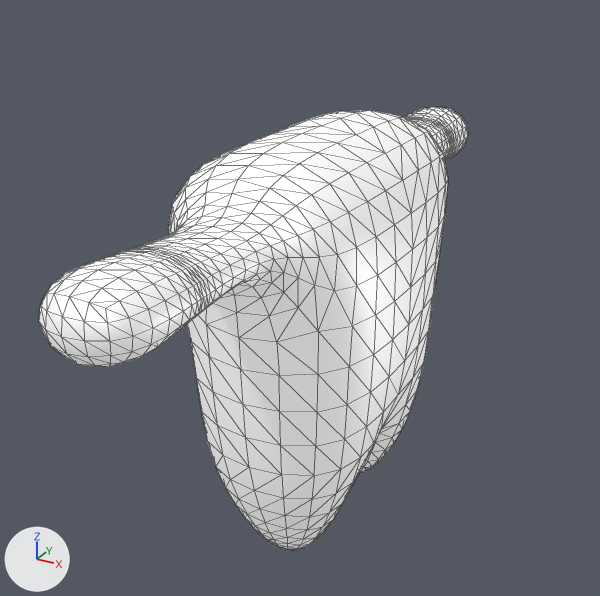
Before and after pictures for a commit that changed the glTF model assets/tcob-player.glb.
One viewpoint serves both versions: a 50 mm lens placed at (0.852, -1.651, 1.284), pointed at (-0.049, -0.013, 0.465). Lighting does not change. The marker at lower left points along +X, +Y and +Z. The picture after the commit comes second. Mesh edges are drawn as thin lines.
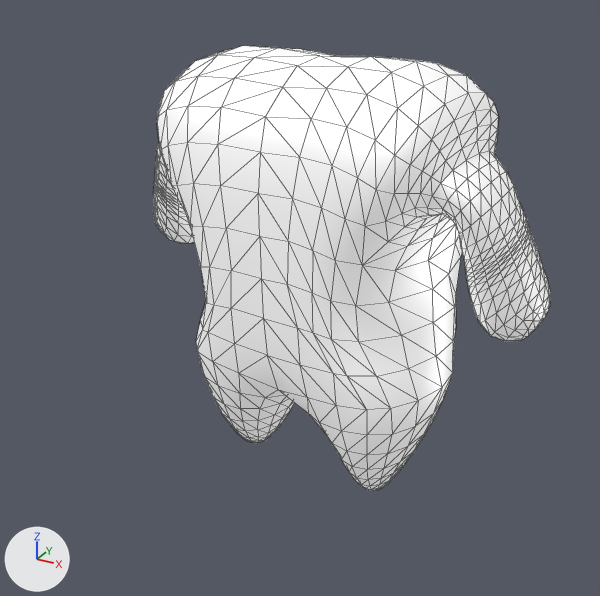
The newer file adds an action. The first version stands in its rest pose; the second is drawn at frame 0 of the action 'idle'.

Location of each change, [x1, y1, x2, y2] in pixels of the pictures (600 x 596 px):
'Cube', posed (7% narrower): before [39, 107, 468, 550]; after [153, 46, 550, 491]
bone 'root', root to tip: before (318, 459) to (363, 410); after (318, 412) to (232, 381)
bone 'MCH-torso.parent', root to tip: before (306, 324) to (371, 272); after (311, 277) to (187, 244)
bone 'DEF-upper_arm.L', root to tip: before (351, 174) to (373, 158); after (239, 124) to (208, 134)
bone 'DEF-forearm.L', root to tip: before (393, 144) to (410, 136); after (180, 142) to (179, 177)
bone 'DEF-hand.L', root to tip: before (426, 128) to (440, 124); after (178, 209) to (149, 200)
bone 'DEF-upper_arm.R', root to tip: before (263, 221) to (225, 236); after (401, 149) to (441, 174)
bone 'DEF-forearm.R', root to tip: before (182, 253) to (140, 277); after (483, 200) to (500, 254)
bone 'DEF-hand.R', root to tip: before (92, 304) to (36, 339); after (515, 304) to (567, 310)

Diff of the bpy script that builds the scene:
```diff
--- a/assets/tcob-player.glb.py
+++ b/assets/tcob-player.glb.py
@@ bone_root @@
 bone_root = bpy.data.objects['rig'].pose.bones['root']
-bone_root.location = (0.0, 0.0, 0.0)
-bone_root.rotation_quaternion = (1.0, 0.0, 0.0, 0.0)  # degrees (0, 0, 0)
+bone_root.location = (0.0, 0.0, 0.146)
+bone_root.rotation_quaternion = (0.743, 0.0, 0.0, 0.669)  # degrees (0, 0, 84)
@@ bone_mch_torso_parent @@
 bone_mch_torso_parent = bpy.data.objects['rig'].pose.bones['MCH-torso.parent']
-bone_mch_torso_parent.location = (0.0, 0.0, 0.0)
-bone_mch_torso_parent.rotation_quaternion = (1.0, 0.0, 0.0, 0.0)  # degrees (0, 0, 0)
+bone_mch_torso_parent.location = (0.032, -0.036, 0.146)
+bone_mch_torso_parent.rotation_quaternion = (0.743, 0.0, 0.0, 0.669)  # degrees (0, 0, 84)
@@ bone_def_upper_arm_l @@
 bone_def_upper_arm_l = bpy.data.objects['rig'].pose.bones['DEF-upper_arm.L']  # child of 'ORG-shoulder.L'
-bone_def_upper_arm_l.rotation_quaternion = (1.0, 0.0, 0.0, 0.0)  # degrees (0, 0, 0)
-bone_def_upper_arm_l.scale = (1.0, 1.0, 1.0)
+bone_def_upper_arm_l.rotation_quaternion = (0.979, 0.203, -0.001, -0.033)  # degrees (23, 1, -4)
+bone_def_upper_arm_l.scale = (1.16, 0.75, 1.16)
@@ bone_def_forearm_l @@
 bone_def_forearm_l = bpy.data.objects['rig'].pose.bones['DEF-forearm.L']  # child of 'DEF-upper_arm.L.001'
-bone_def_forearm_l.rotation_quaternion = (1.0, 0.0, 0.0, 0.0)  # degrees (0, 0, 0)
-bone_def_forearm_l.scale = (1.0, 1.0, 1.0)
+bone_def_forearm_l.rotation_quaternion = (0.963, 0.268, -0.002, 0.035)  # degrees (31, -1, 4)
+bone_def_forearm_l.scale = (0.92, 1.07, 1.11)
@@ bone_def_hand_l @@
 bone_def_hand_l = bpy.data.objects['rig'].pose.bones['DEF-hand.L']  # child of 'DEF-forearm.L.001'
-bone_def_hand_l.rotation_quaternion = (1.0, 0.0, 0.0, 0.0)  # degrees (0, 0, 0)
-bone_def_hand_l.scale = (1.0, 1.0, 1.0)
+bone_def_hand_l.rotation_quaternion = (0.892, -0.453, -0.003, -0.001)  # degrees (-54, 0, 0)
+bone_def_hand_l.scale = (0.94, 1.02, 1.05)
@@ bone_def_upper_arm_r @@
 bone_def_upper_arm_r = bpy.data.objects['rig'].pose.bones['DEF-upper_arm.R']  # child of 'ORG-shoulder.R'
-bone_def_upper_arm_r.rotation_quaternion = (1.0, 0.0, 0.0, 0.0)  # degrees (0, 0, 0)
-bone_def_upper_arm_r.scale = (1.0, 1.0, 1.0)
+bone_def_upper_arm_r.rotation_quaternion = (0.977, 0.195, -0.003, 0.082)  # degrees (22, -2, 9)
+bone_def_upper_arm_r.scale = (1.16, 0.74, 1.16)
@@ bone_def_forearm_r @@
 bone_def_forearm_r = bpy.data.objects['rig'].pose.bones['DEF-forearm.R']  # child of 'DEF-upper_arm.R.001'
-bone_def_forearm_r.rotation_quaternion = (1.0, 0.0, 0.0, 0.0)  # degrees (0, 0, 0)
-bone_def_forearm_r.scale = (1.0, 1.0, 1.0)
+bone_def_forearm_r.rotation_quaternion = (0.929, 0.364, 0.003, -0.071)  # degrees (43, 3, -7)
+bone_def_forearm_r.scale = (0.88, 1.08, 1.16)
@@ bone_def_hand_r @@
 bone_def_hand_r = bpy.data.objects['rig'].pose.bones['DEF-hand.R']  # child of 'DEF-forearm.R.001'
-bone_def_hand_r.rotation_quaternion = (1.0, 0.0, 0.0, 0.0)  # degrees (0, 0, 0)
-bone_def_hand_r.scale = (1.0, 1.0, 1.0)
+bone_def_hand_r.rotation_quaternion = (0.839, -0.544, -0.006, -0.012)  # degrees (-66, -1, -1)
+bone_def_hand_r.scale = (0.99, 1.0, 1.01)
```
